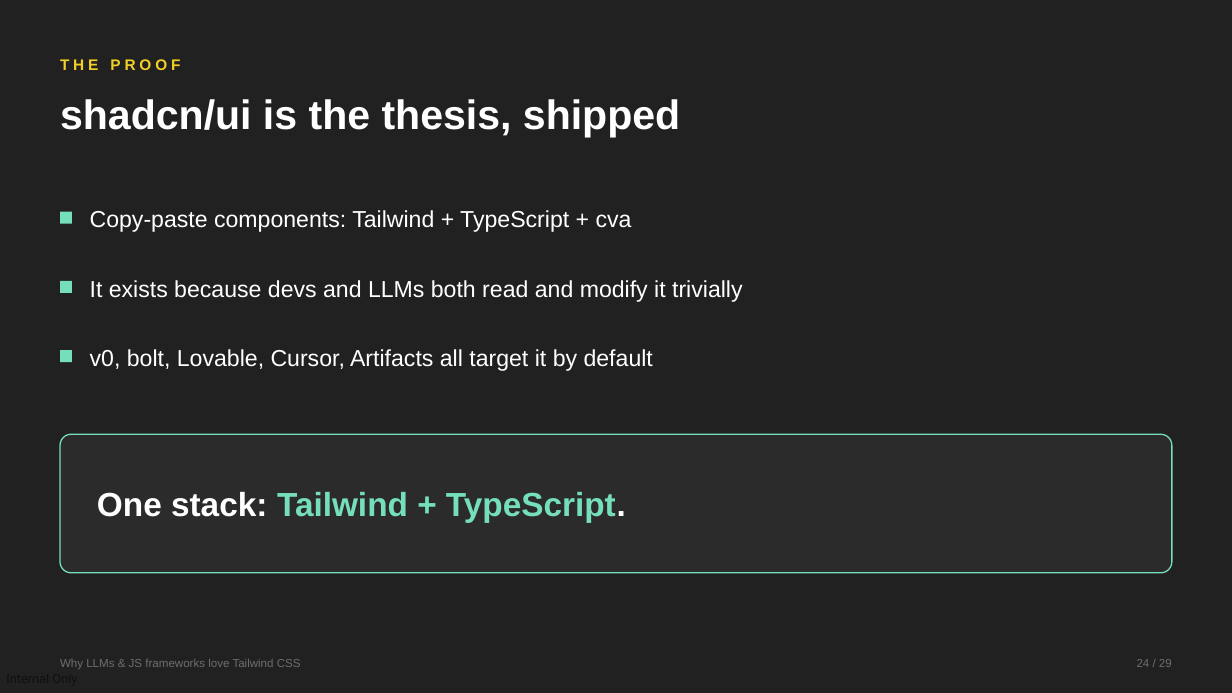
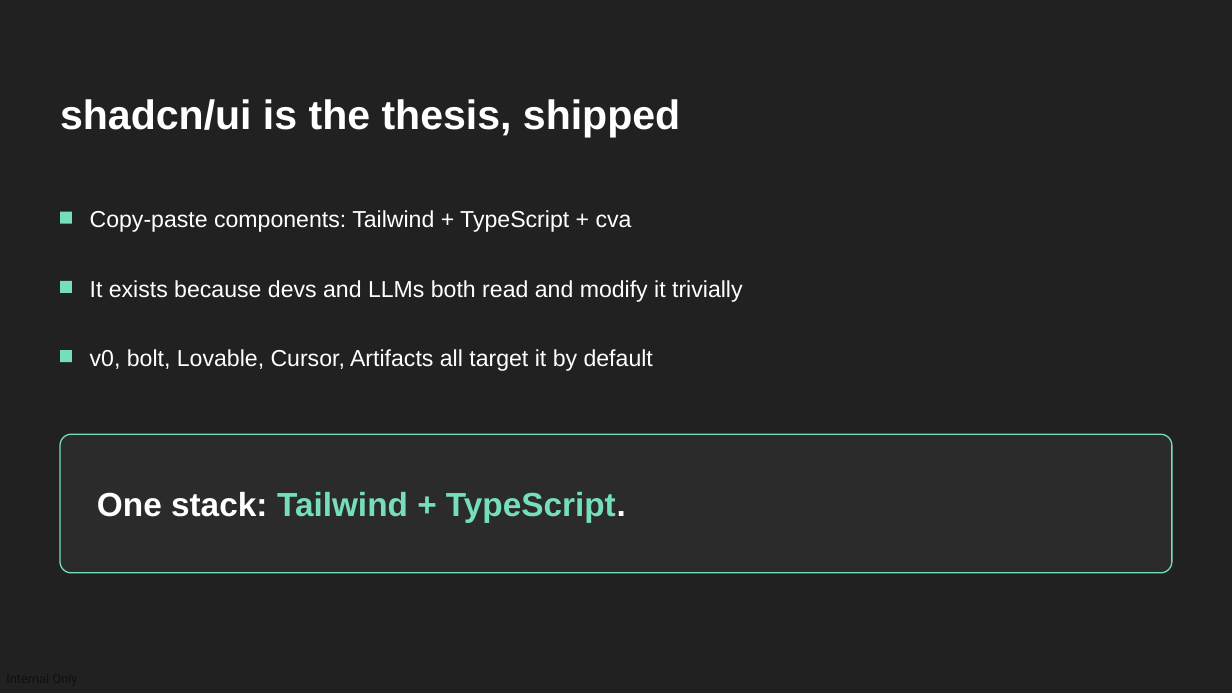
Before and after one commit to devlinduldulao/llm-loves-tailwind-and-js, a slide deck: slide 24 of why-llms-love-tailwind-conf.pptx. Drawn at 1232x693 pixels with LibreOffice and Linux fonts; fonts in the diff are those of the drawing. Boxes give left, top, right and bottom in pixels: in the first picture for what was removed or moved away, otherwise in the second. Text is boxed around its words. In the diff, an @@ line names an element or a change of style, - is before the commit and + after.

```diff
--- a/why-llms-love-tailwind-conf.pptx
+++ b/why-llms-love-tailwind-conf.pptx
@@ text removed at [60, 59, 180, 70] @@
-THE PROOF
@@ text removed at [60, 659, 301, 669] @@
-Why LLMs & JS frameworks love Tailwind CSS
@@ text removed at [1137, 659, 1172, 667] @@
-24 / 29
```
Also in this commit, not shown: 26 other slides changed.
